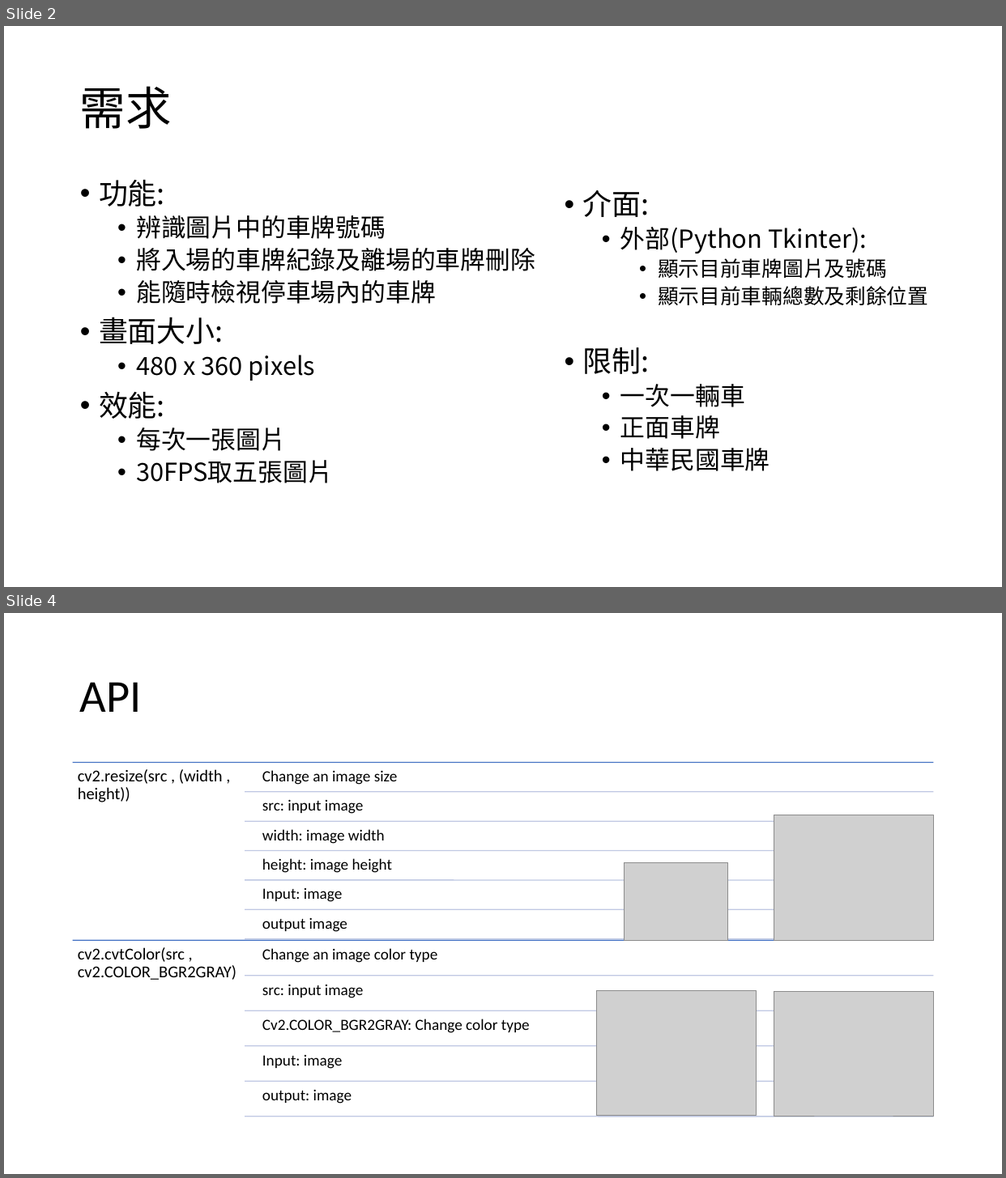
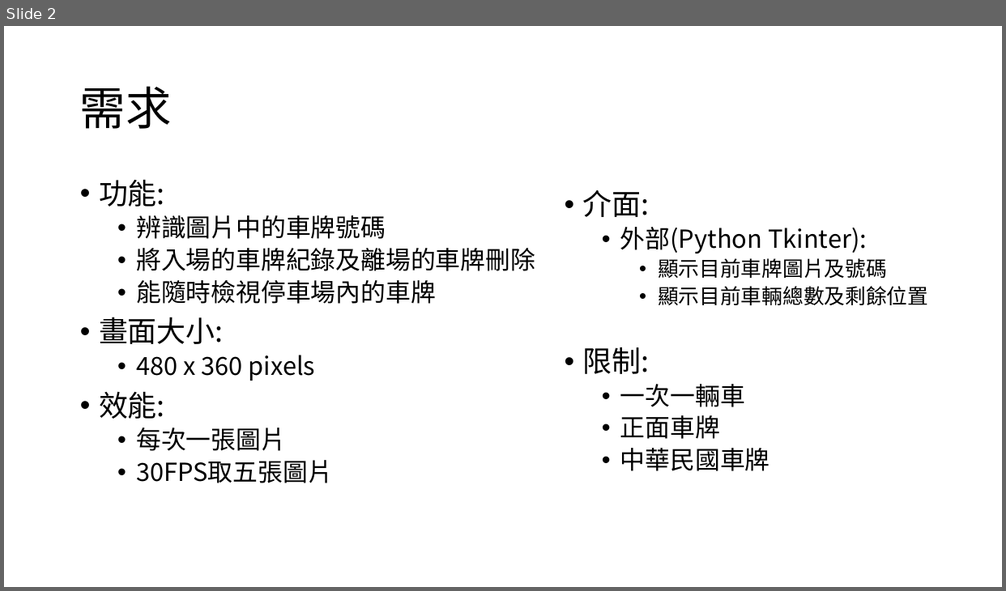
Before and after one commit to Koukya/Embedded-Image-Processing, a slide deck: 車牌辨識.pptx. Shown one above the other, each under a label of ours: slides 2 and 4 before the commit, slide 2 after it; the slides between them are not shown. The pictures are 1006x1178 and 1006x591 pixels, drawn with LibreOffice and Linux fonts; fonts in the diff are those of the drawing; grey boxes stand for pictures. Boxes give left, top, right and bottom in pixels: in the first picture for what was removed or moved away, otherwise in the second. Text is boxed around its words. In the diff, an @@ line names an element or a change of style, - is before the commit and + after.

```diff
--- a/車牌辨識.pptx
+++ b/車牌辨識.pptx
@@ slide 4 removed at [4, 613, 1002, 1174], background #FFFFFF @@
@@ title removed at [80, 682, 142, 712] @@
-API
@@ picture removed at [774, 815, 933, 941] @@
@@ picture removed at [624, 862, 729, 940] @@
@@ picture removed at [596, 991, 756, 1116] @@
@@ picture removed at [774, 991, 933, 1116] @@
@@ group removed at [73, 763, 934, 1117]: 13 lines, 13 texts @@
-cv2.resize(src , (width , height))
-Change an image size
-src: input image
-width: image width
-height: image height
-Input: image
-output image
-cv2.cvtColor(src , cv2.COLOR_BGR2GRAY)
-Change an image color type
-src: input image
-Cv2.COLOR_BGR2GRAY: Change color type
-Input: image
-output: image
```
Also in this commit, not shown: 1 slide changed, 1 slide added, 1 other slide removed.
